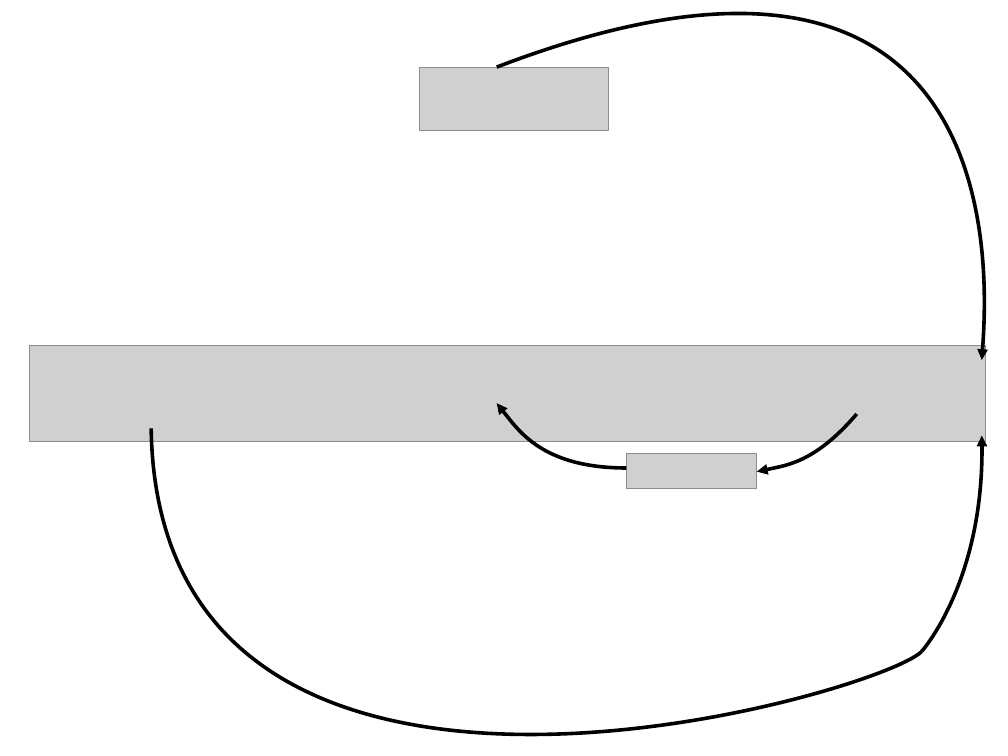
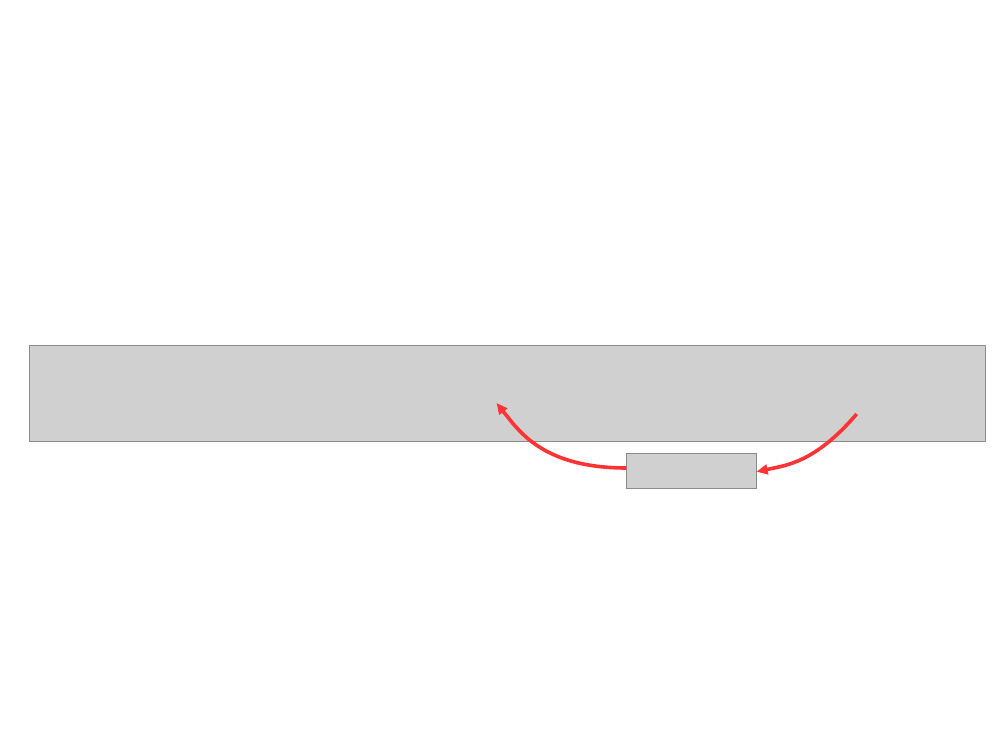
Before and after one commit to douglask3/fireMIPbenchmarking, a slide deck: slide 3 of docs/jules_pres/images/fireCarbonBalance/pp.odp (slide 4 before the commit). Drawn at 1008x756 pixels with LibreOffice and Linux fonts; fonts in the diff are those of the drawing; grey boxes stand for pictures. Boxes give left, top, right and bottom in pixels: in the first picture for what was removed or moved away, otherwise in the second. Text is boxed around its words. In the diff, an @@ line names an element or a change of style, - is before the commit and + after.

```diff
--- a/docs/jules_pres/images/fireCarbonBalance/pp.odp
+++ b/docs/jules_pres/images/fireCarbonBalance/pp.odp
@@ freeform shape removed at (x1=497, y1=18, x2=983, y2=360) @@
@@ picture removed at (x1=420, y1=67, x2=609, y2=130) @@
@@ freeform shape at (x1=497, y1=403, x2=627, y2=468): outline #000000 2.83 pt to #FF3333 2.83 pt @@
@@ freeform shape at (x1=757, y1=414, x2=857, y2=472): outline #000000 2.83 pt to #FF3333 2.83 pt @@
@@ freeform shape removed at (x1=151, y1=429, x2=922, y2=735) @@
@@ freeform shape removed at (x1=922, y1=435, x2=982, y2=651) @@
```
Also in this commit, not shown: 1 other slide changed, 5 slides added, 1 slide removed, 8 other files.
